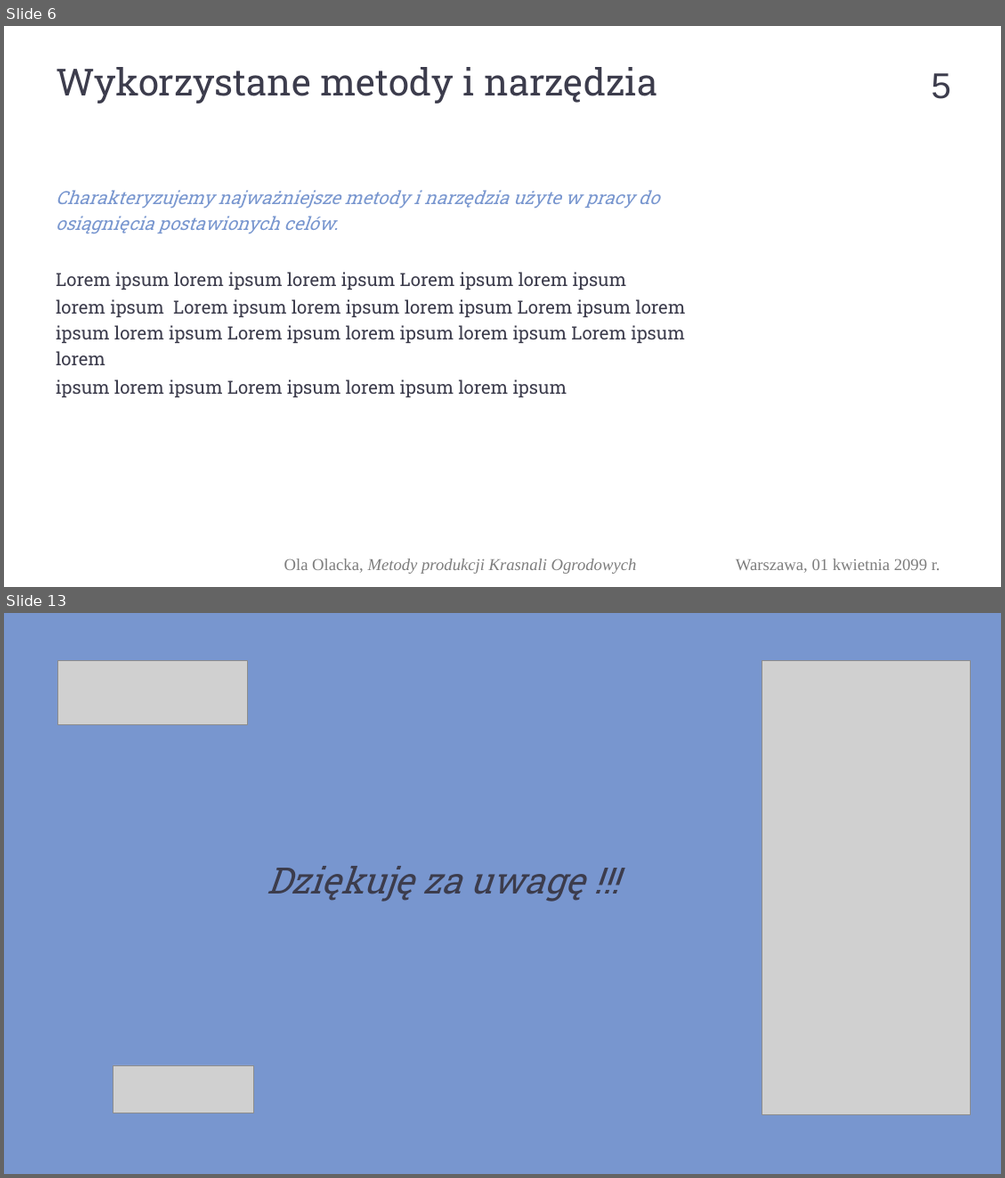
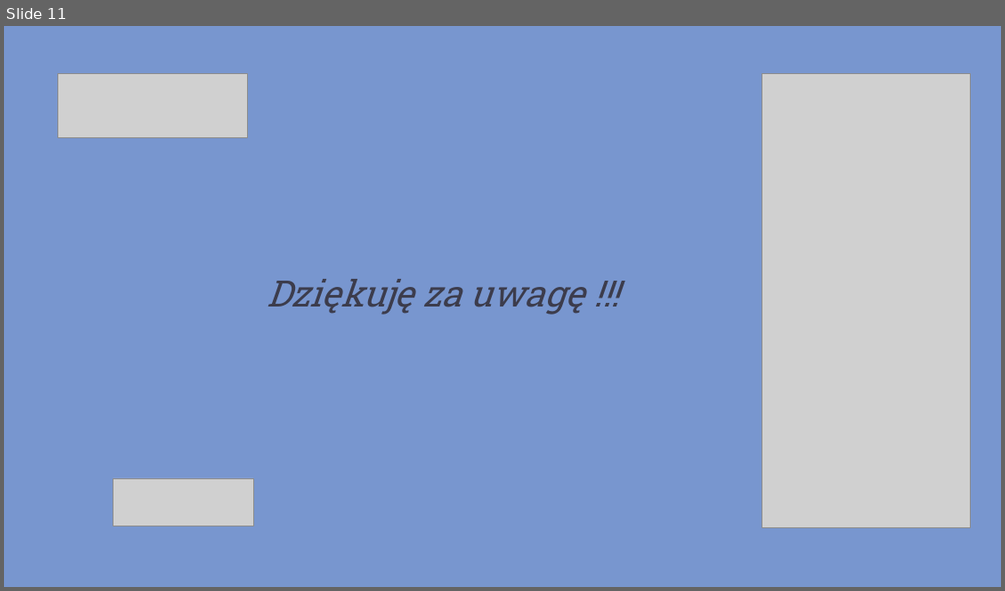
Before and after one commit to piotrHeinzelman/inz, a slide deck: _Prezentacja_/PD_203 Prezentacja_obrona_pracy.pptx. Shown one above the other, each under a label of ours: slides 6 and 13 before the commit, slide 11 after it; the slides between them are not shown. The pictures are 1005x1178 and 1005x591 pixels, drawn with LibreOffice and Linux fonts; fonts in the diff are those of the drawing; grey boxes stand for pictures; background and template pictures are left out. Boxes give left, top, right and bottom in pixels: in the first picture for what was removed or moved away, otherwise in the second. Text is boxed around its words. In the diff, an @@ line names an element or a change of style, - is before the commit and + after.

```diff
--- a/_Prezentacja_/PD_203 Prezentacja_obrona_pracy.pptx
+++ b/_Prezentacja_/PD_203 Prezentacja_obrona_pracy.pptx
@@ slide 6 removed at <box>4,26,1001,587</box>, background #FFFFFF @@
@@ text removed at <box>56,67,657,103</box> @@
-Wykorzystane metody i narzędzia
@@ page number removed at <box>931,73,951,99</box> @@
-5
@@ text removed at <box>56,190,685,397</box> @@
-Charakteryzujemy najważniejsze metody i narzędzia użyte w pracy do osiągnięcia postawionych celów.
-Lorem ipsum lorem ipsum lorem ipsum Lorem ipsum lorem ipsum
-lorem ipsum Lorem ipsum lorem ipsum lorem ipsum Lorem ipsum lorem ipsum lorem ipsum Lorem ipsum lorem ipsum lorem ipsum Lorem ipsum lorem
-ipsum lorem ipsum Lorem ipsum lorem ipsum lorem ipsum
@@ text removed at <box>284,558,637,573</box> @@
-Ola Olacka, Metody produkcji Krasnali Ogrodowych
@@ text removed at <box>736,558,940,572</box> @@
-Warszawa, 01 kwietnia 2099 r.
@@ what was slide 13 is now slide 11 @@
```
Also in this commit, not shown: 3 slides changed, 7 slides added, 8 other slides removed, 19 other files.
